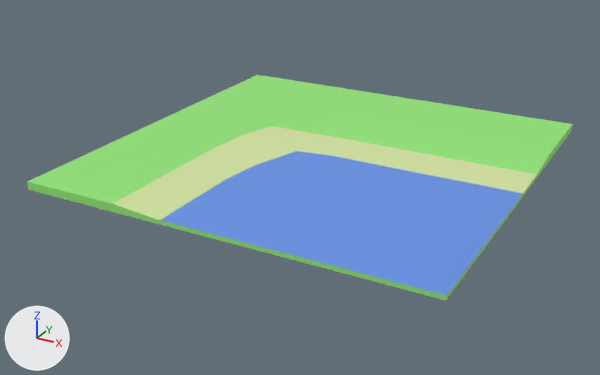
One commit to the glTF model src/assets/models/water_convex_1.glb: the scene before it, then after it.
Before and after are seen from a 50 mm lens placed at (1.76, -3.45, 1.51), pointed at (-0.07, -0.12, -0.15). Every picture has the same lights, and +X, +Y and +Z are marked at lower left. Vertices at the same position are counted once.

The first picture shows 'water_convex_1'.
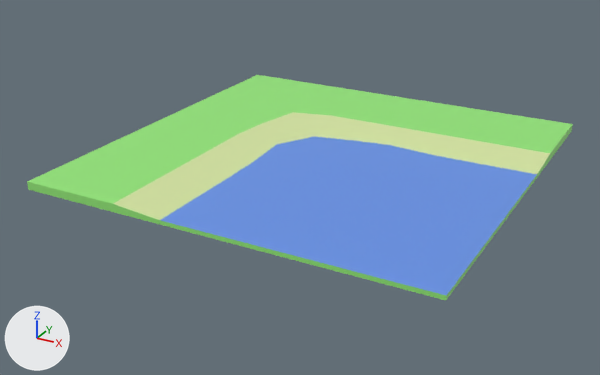
The change, as a list of edits to the scene's bpy script:
```text
Change me_cube_024:
    where me_cube_024.from_pydata(...)  # 162 vertices, 320 faces; spans x -1.0..1.0, y -1.0..1.0, z -0.02..0.02
    used by ob_water_convex_1; location = (0.0, 0.0, 0.0)
    before: 64 (-0.75, 0.75, 0.02) at pixel (270, 90), 65 (-0.5, 0.75, 0.02) at pixel (306, 96), 80 (-0.22, 0.24, 0.0) at pixel (307, 132)
    me_cube_024 part 1
    add for i in [64, 65, 80]: me_cube_024.vertices[i].co += Vector((0.06, -0.04, 0.0))
    me_cube_024.vertices[72].co: (-0.49, 0.5, 0.02) -> (-0.42, 0.44, 0.02)  # pixel (286, 107) -> pixel (293, 112)
    me_cube_024.vertices[73].co: (-0.25, 0.5, 0.02) -> (-0.21, 0.5, 0.02)  # pixel (325, 114) -> pixel (331, 115)
    me_cube_024.vertices[79].co: (-0.41, 0.19, 0.02) -> (-0.48, 0.19, 0.02)  # pixel (271, 125) -> pixel (261, 123)
    me_cube_024.vertices[81].co: (0.01, 0.25, 0.0) -> (0.05, 0.25, 0.0)  # pixel (347, 139) -> pixel (353, 140)
    me_cube_024.vertices[82].co: (0.25, 0.25, 0.0) -> (0.23, 0.28, 0.0)  # pixel (389, 147) -> pixel (388, 144)
    me_cube_024.vertices[86].co: (-0.47, -0.01, 0.02) -> (-0.5, -0.01, 0.02)  # pixel (242, 135) -> pixel (237, 134)
    me_cube_024.vertices[88].co: (-0.49, -0.25, 0.02) -> (-0.5, -0.25, 0.02)  # pixel (212, 149) -> pixel (211, 148)
    me_cube_024.vertices[142].co: (-0.13, -0.04, 0.01) -> (-0.26, -0.01, 0.01)  # pixel (296, 150) -> pixel (276, 144)
    me_cube_024.vertices[143].co: (0.07, 0.0, 0.0) -> (0.06, -0.03, 0.0)  # pixel (335, 156) -> pixel (331, 157)
    me_cube_024.vertices[144].co: (0.26, 0.0, 0.0) -> (0.25, 0.0, 0.0)  # pixel (370, 163) -> pixel (369, 163)
    me_cube_024.vertices[147].co: (-0.22, -0.29, 0.0) -> (-0.25, -0.29, 0.0)  # pixel (255, 165) -> pixel (250, 163)
    me_cube_024.vertices[148].co: (0.05, -0.27, 0.0) -> (0.0, -0.28, 0.0)  # pixel (307, 174) -> pixel (296, 172)
    me_cube_024.vertices[149].co: (0.31, -0.26, 0.0) -> (0.25, -0.26, 0.0)  # pixel (357, 183) -> pixel (346, 181)
    me_cube_024 part 2: 12 faces spanning x -0.48..1.0, y 0.19..0.5, z 0.0..0.02 switch from mat_grass (green #94e778) to mat_beach (green #d7e7a3)
    me_cube_024 part 3: 10 faces spanning x -0.26..1.0, y -0.03..0.28, z 0.0..0.01 switch from mat_beach (green #d7e7a3) to mat_water (blue #6693e7)
```

Where the change shows, as pixel boxes [x1, y1, x2, y2] in the pictures (600 x 375 px; the box of a moved part takes in the faces that stretch with it):
part 1 of me_cube_024, moved or reshaped
    before: [142, 80, 417, 201]
    after: [142, 80, 417, 200]
part 2 of me_cube_024, recoloured
    both: [275, 112, 550, 174]
part 3 of me_cube_024, recoloured (green to blue)
    both: [300, 136, 537, 193]
